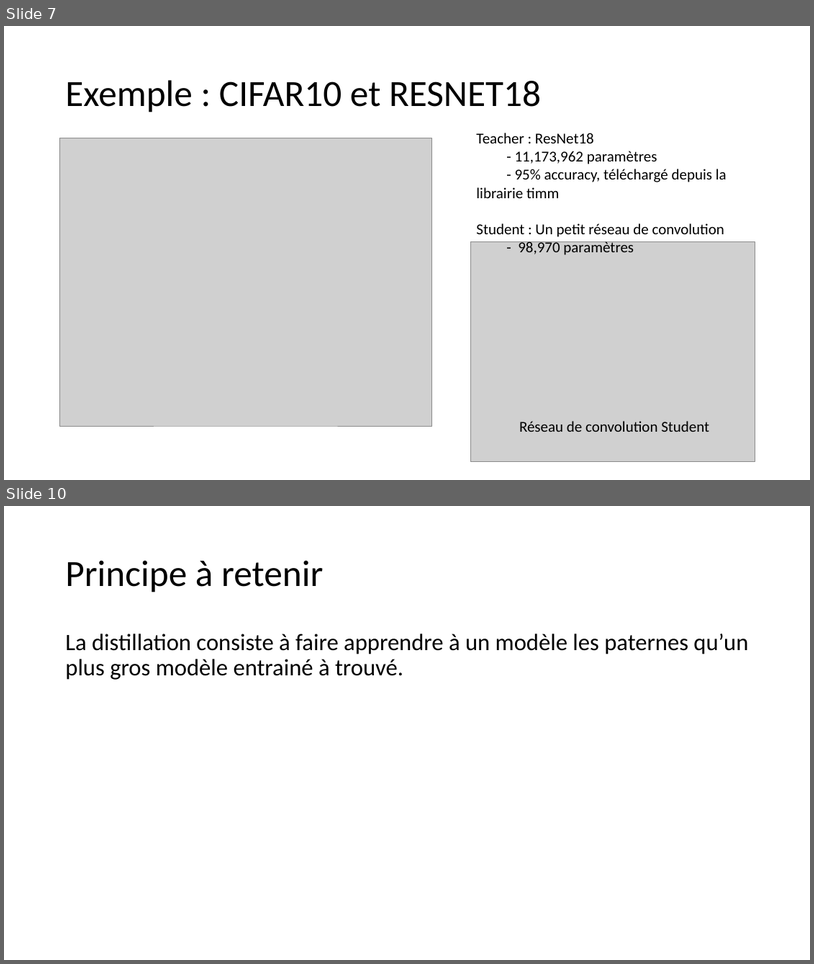
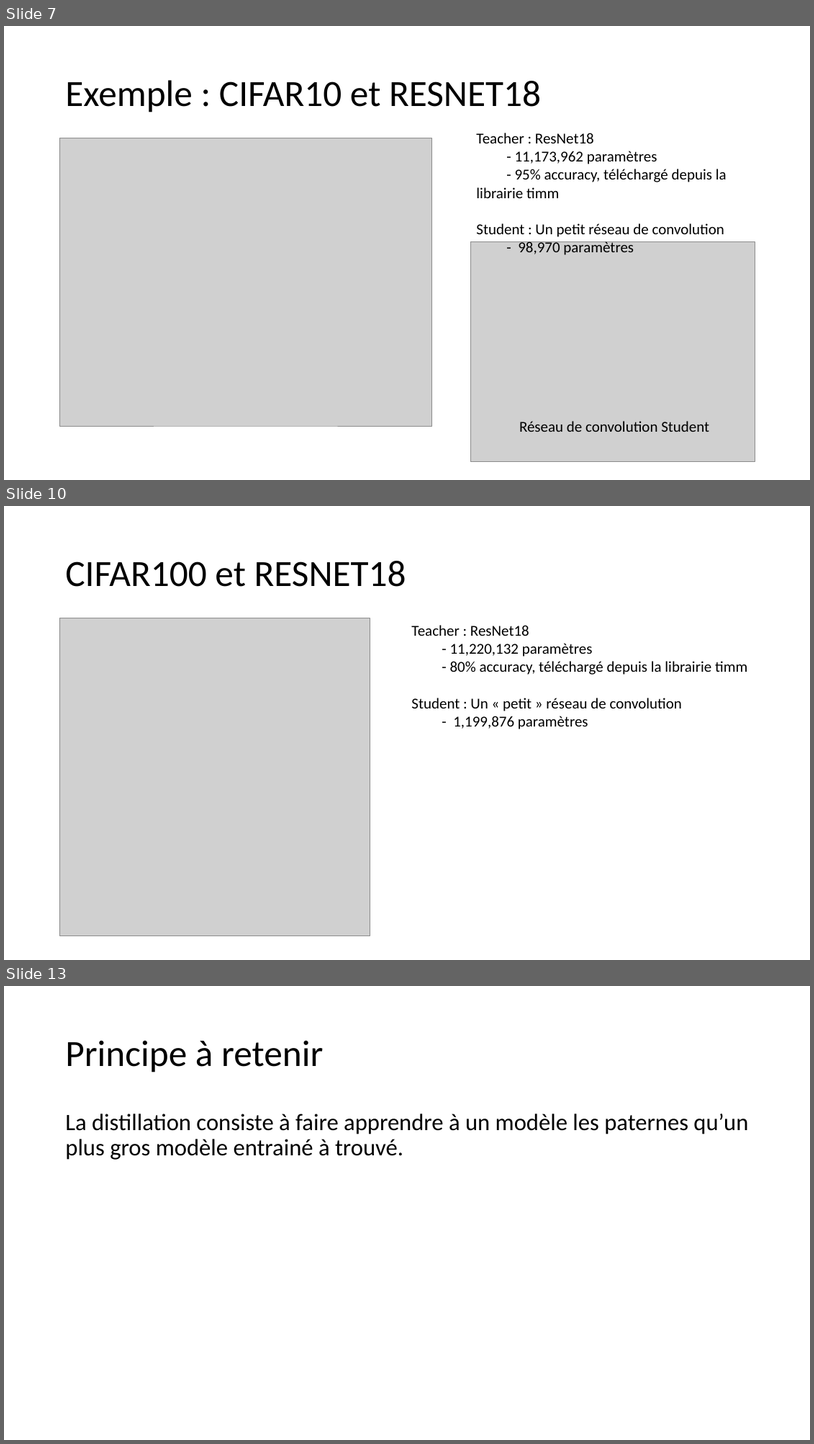
Before and after one commit to thomasdepic/SDD-distillation-de-model, a slide deck: presentation/Distillation de conaissances.pptx. Shown one above the other, each under a label of ours: slides 7 and 10 before the commit, slides 7, 10 and 13 after it; the slides between them are not shown. The pictures are 814x964 and 814x1444 pixels, drawn with LibreOffice and Linux fonts; fonts in the diff are those of the drawing; grey boxes stand for pictures. Boxes give left, top, right and bottom in pixels: in the first picture for what was removed or moved away, otherwise in the second. Text is boxed around its words. In the diff, an @@ line names an element or a change of style, - is before the commit and + after.

```diff
--- a/presentation/Distillation de conaissances.pptx
+++ b/presentation/Distillation de conaissances.pptx
@@ slide 10 added at bbox=[4, 506, 810, 960], background #FFFFFF @@
@@ title added at bbox=[65, 561, 406, 587], 44 pt, text #000000 @@
+CIFAR100 et RESNET18
@@ picture added at bbox=[59, 618, 370, 936] @@
@@ text added at bbox=[412, 625, 748, 729], 18 pt, text #000000 @@
+Teacher : ResNet18
+- 11,220,132 paramètres
+- 80% accuracy, téléchargé depuis la librairie timm
+Student : Un « petit » réseau de convolution
+- 1,199,876 paramètres
@@ what was slide 10 is now slide 13 @@
```
Also in this commit, not shown: 2 slides changed, 2 other slides added.
